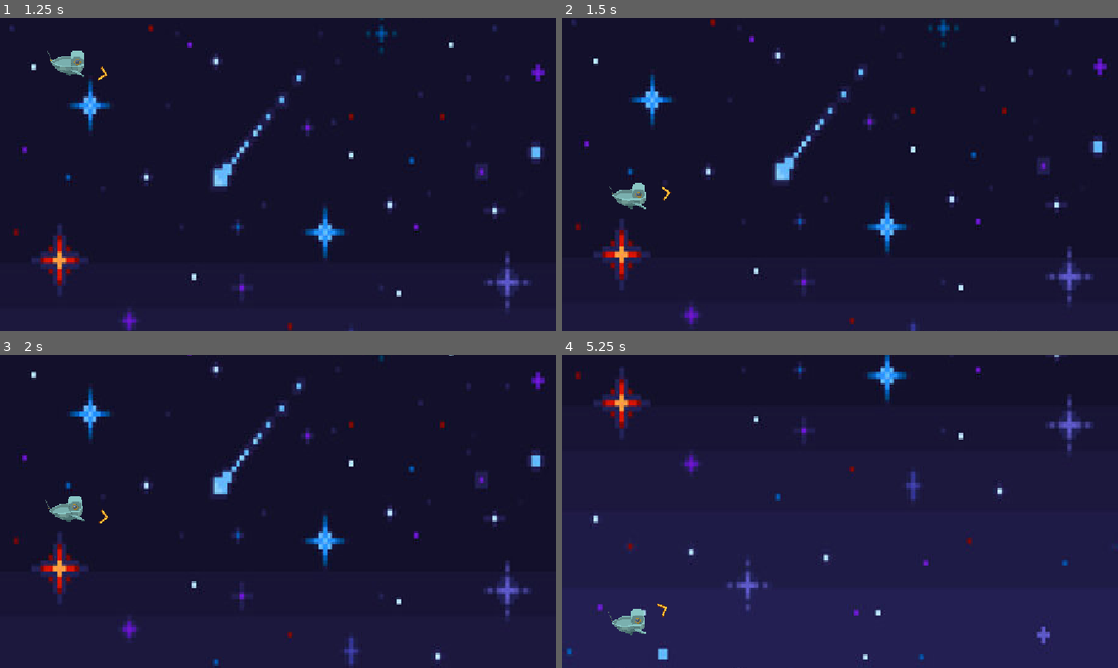
Above: before the commit, frames 1-4 (two rows, left to right).
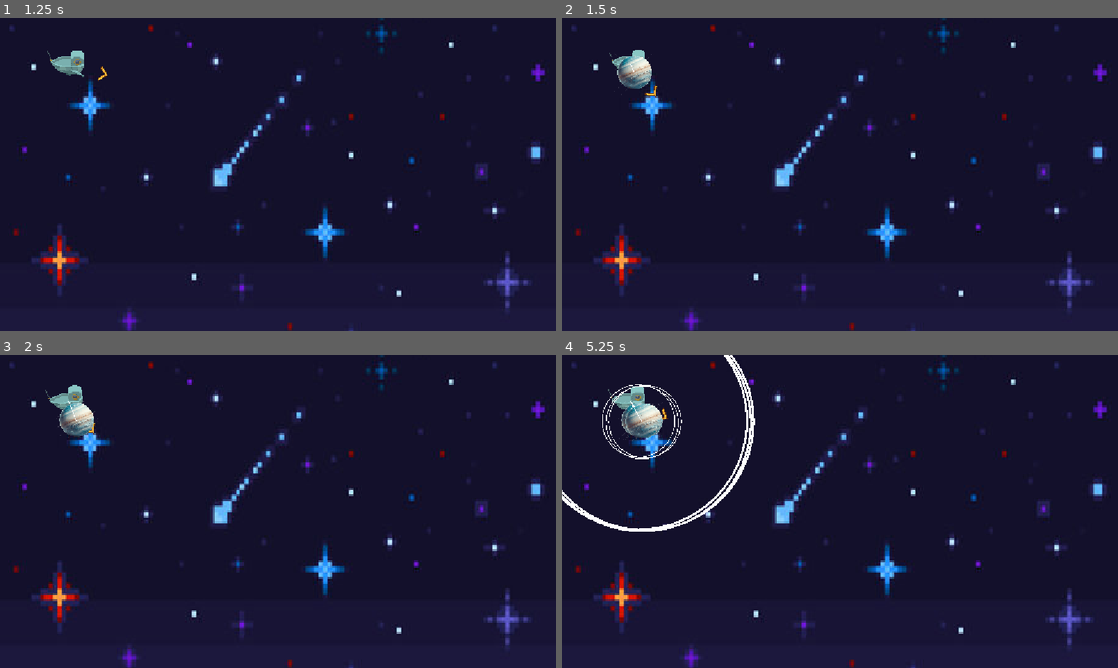
Above: after the commit, the same moments.

Repository: DudeNamedDarcy/CosmicJam2026
Game: Godot game, scene res://Scenes/game_scene.tscn
Two runs of this game, one before a commit and one after it. Both use one fixed random seed, a clock stepped at 60 frames per second and the inputs below.
Inputs (mouse positions are in pixels of both pictures, inside the frame that each line leads up to):
- Up to frame 1 (1.25 s): tap Enter at 0.5 s; move the mouse to (400, 158) at 0.52 s; press the mouse at (400, 158) at 0.53 s; hold Right (ComboRight) from 0.53 s (still down)
- Up to frame 2 (1.5 s): move the mouse to (728, 190) at 1.27 s; release Right (ComboRight) at 1.28 s; release the mouse at (728, 190) at 1.28 s; hold Down (ComboDown) from 1.28 s (still down); click (728, 190) at 1.35 s
- Up to frame 3 (2 s): keep holding Down (ComboDown)
- Up to frame 4 (5.25 s): move the mouse to (895, 442) at 2.02 s; release Down (ComboDown) at 2.03 s; press the mouse at (895, 442) at 2.03 s; hold Right (ComboRight) 2.03-2.78 s; tap Space at 2.75 s; move the mouse to (812, 574) at 2.77 s; release the mouse at (812, 574) at 2.78 s; hold Up (ComboUp) 2.78-3.53 s; click (812, 574) at 2.85 s; move the mouse to (1006, 558) at 3.52 s; press the mouse at (1006, 558) at 3.53 s; hold Left (ComboLeft) 3.53-5.03 s; move the mouse to (673, 464) at 4.27 s; release the mouse at (673, 464) at 4.28 s; click (673, 464) at 4.35 s; move the mouse to (867, 511) at 5.02 s; press the mouse at (867, 511) at 5.03 s; hold Down (ComboDown) from 5.03 s (still down)

Frame 1 is identical in both runs. In frame 2, 5.9% of the frame differs, in the area x 1-99%, y 0-100%; in frame 3, 8.4%; in frame 4, 46%, in the area x 0-100%, y 0-100%.

Commit message:
integrated planet casting to the controller!

Diff:
--- a/Scenes/game_scene.tscn
+++ b/Scenes/game_scene.tscn
@@ -24,6 +24,8 @@
 
 [node name="PlayerController" parent="." unique_id=743970108 node_paths=PackedStringArray("vboxContainer") instance=ExtResource("1_x87qo")]
 position = Vector2(95, 64)
+collision_layer = 4
+collision_mask = 0
 vboxContainer = NodePath("VBoxContainer")
 
 [node name="VBoxContainer" type="VBoxContainer" parent="PlayerController" unique_id=220851325]
--- a/Scenes/player_controller.gd
+++ b/Scenes/player_controller.gd
@@ -9,22 +9,26 @@
 var bobbersList: Array[PackedScene] = [
 	preload("res://Scenes/Bobbers/Pluto.tscn")
 ]
+@export_category("Movement")
 @export var maxMovementSpeed: float
 @export var acceleration: float
 @export var friction: float
+
+@export_category("Casting")
 @export var maxCastPower: float
+@export var castRandomSpread: float = 0.0
+@export var castRandomPower: float = 0.0
+@export var castDeceleration: float = 100
+var castPower: float = 0.0
 
+@export_category("References")
 @export var aimArrow: Sprite2D
 @export var sprite: AnimatedSprite2D
 @export var vboxContainer: VBoxContainer
 @export var planetParent: Node2D
-@export var castDistance: float = 150.0
-@export var fishingLineMarker: Marker2D
-
 
 var playerState: PlayerState = PlayerState.Idle
 var characterDirection: Vector2
-var castPower: float = 0.0
 var arrows: Array[DirectionalArrow] = []
 var fishList: Array[Fish] = []
 var activeBobbers: Array[Bobber] = []
@@ -32,7 +36,7 @@
 func _process(delta: float) -> void:
 	if Input.is_action_pressed("CastReel"):
 		castPower += delta
-	print(PlayerState.find_key(playerState))
+	#print(PlayerState.find_key(playerState))
 	AimMouse()
 
 
@@ -139,21 +143,24 @@
 
 func CastBobbers(castPower: float) -> void:
 	aimArrow.hide()
-
-	var cast_direction: Vector2 = Vector2.RIGHT.rotated(aimArrow.global_rotation)
-
+	var cast_direction: Vector2 = Vector2.RIGHT.rotated(aimArrow.global_rotation).normalized()
 	for bobberScene in bobbersList:
 		var bobber: Bobber = bobberScene.instantiate()
+		var bobberLine: Line2D = Line2D.new()
+		bobberLine.width = 1
 
-		planetParent.add_child(bobber)
+		add_child(bobber)
+		add_child(bobberLine)
 		bobber.global_position = global_position
 
+		var randomAngle = randf_range(-castRandomSpread, castRandomSpread)
+		var randomizedDirection = cast_direction.rotated(randomAngle)
+		var randomizedPower = (castPower*100) + randf_range(-castRandomPower, castRandomPower)
 		# Cast the bobber in the aiming direction
-		#bobber.cast(cast_direction, castPower)
-		# draw line connecting fishing rod marker and planet
+		bobber.cast(randomizedDirection, randomizedPower, castDeceleration, bobberLine)
 
-		activeBobbers.append(bobber)
-		print(bobber.getBobberName())
+		#activeBobbers.append(bobber)
+		print(bobber.bobberType)
 
 func StartReelingMinigame() -> void:
 	for activeBobber in activeBobbers:
@@ -178,6 +185,3 @@
 		activeBobbers.pop_front()
 		child.queue_free()
 	aimArrow.show()
-
-func DrawFishingLines() -> void:
-	print("Hi")
--- a/Scenes/player_controller.tscn
+++ b/Scenes/player_controller.tscn
@@ -238,6 +238,8 @@
 acceleration = 150.0
 friction = 180.0
 maxCastPower = 4.0
+castRandomSpread = 0.5
+castRandomPower = 1.0
 aimArrow = NodePath("AimRingPivot/Sprite2D")
 sprite = NodePath("AnimatedSprite2D")
 planetParent = NodePath("PlanetParent")
